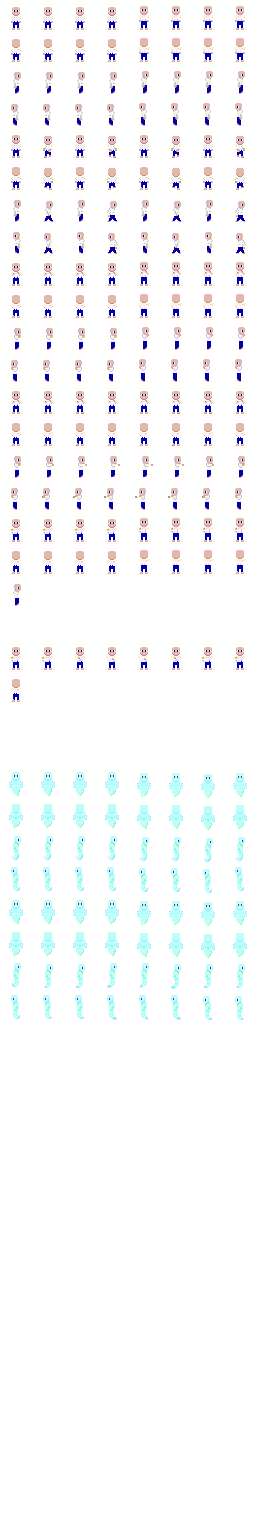
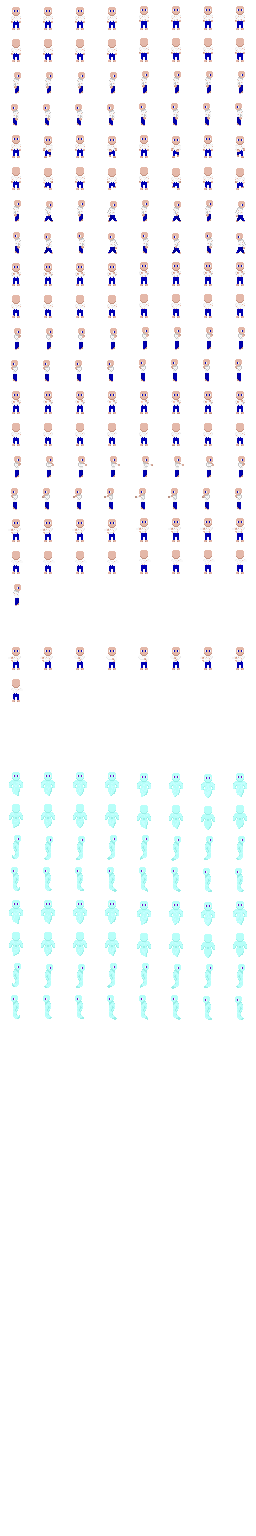
Layers edited between the first and the second (256, 1536) image:
painted on "Player.png" over box(12, 835, 245, 893)
